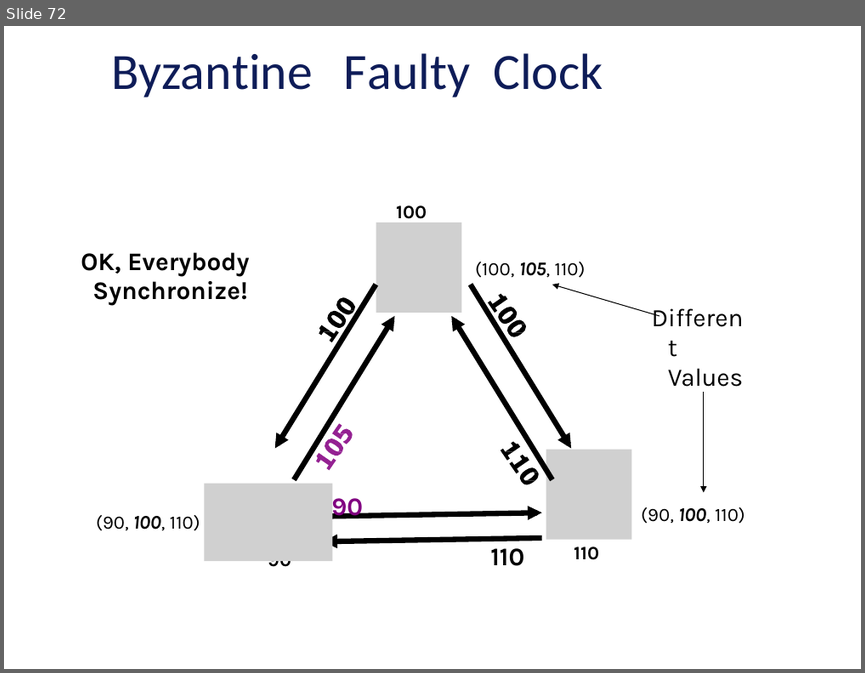
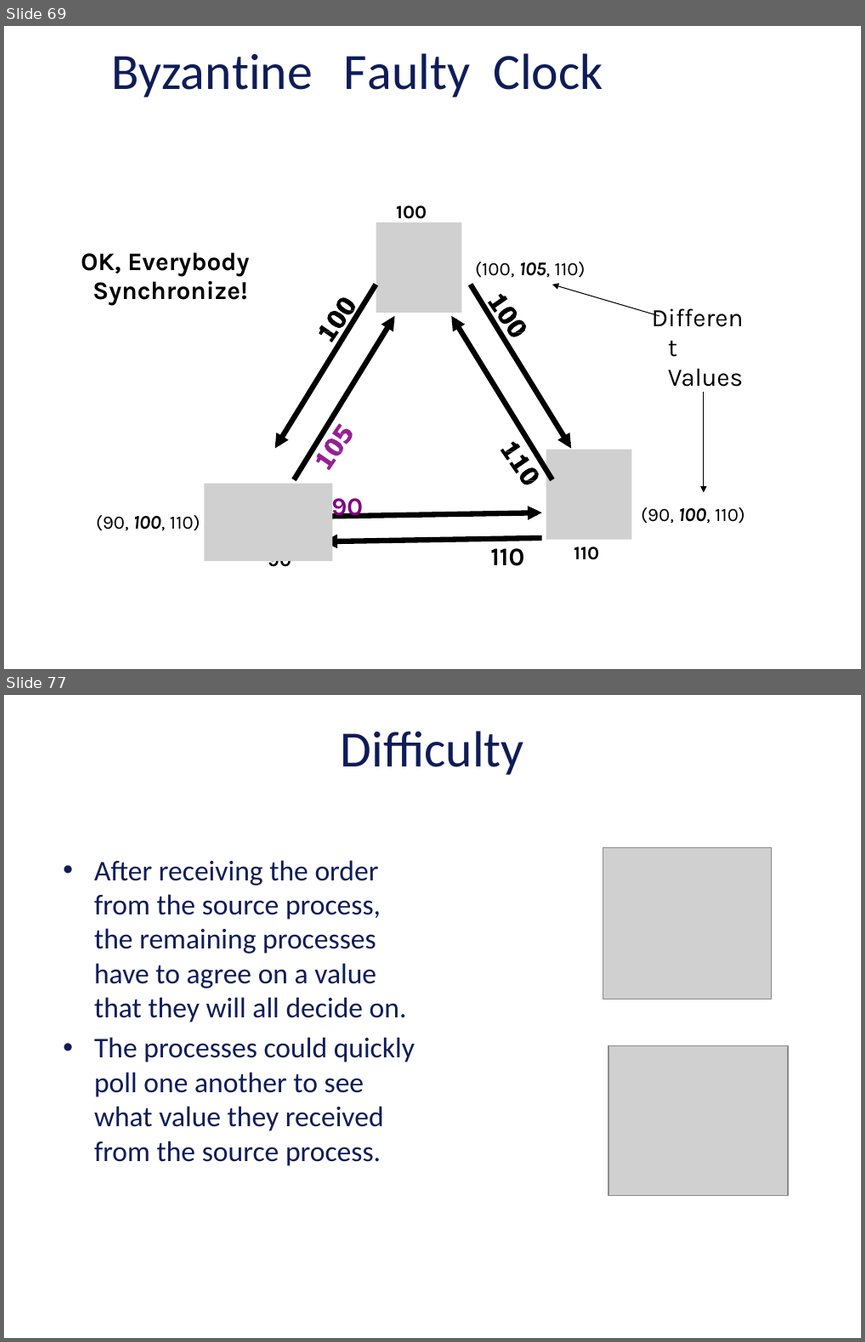
Before and after one commit to vu-resilient-distributed-systems/lectures-fall-2019, a slide deck: Module-5-AvoidingFailures/04_00_SoftwareFaultTolerance.pptx. Shown one above the other, each under a label of ours: slide 72 before the commit, slides 69 and 77 after it; the slides between them are not shown. The pictures are 865x673 and 865x1342 pixels, drawn with LibreOffice and Linux fonts; fonts in the diff are those of the drawing; grey boxes stand for pictures; background and template pictures are left out. Boxes give left, top, right and bottom in pixels: in the first picture for what was removed or moved away, otherwise in the second. Text is boxed around its words. In the diff, an @@ line names an element or a change of style, - is before the commit and + after.

```diff
--- a/Module-5-AvoidingFailures/04_00_SoftwareFaultTolerance.pptx
+++ b/Module-5-AvoidingFailures/04_00_SoftwareFaultTolerance.pptx
@@ slide 77 added at (4,695,861,1338), background picture (left out) @@
@@ title added at (341,731,524,775), 42.7 pt, text #0E1C58 @@
+Difficulty
@@ picture added at (603,847,771,999) @@
@@ text added at (94,860,415,1166), 24.1 pt, text #0E1C58 @@
+• After receiving the order from the source process, the remaining processes have to agree on a value that they will all decide on.
+• The processes could quickly poll one another to see what value they received from the source process.
@@ picture added at (608,1045,787,1196) @@
@@ what was slide 72 is now slide 69 @@
```
Also in this commit, not shown: 2 slides changed, 41 other slides added, 3 slides removed, 2 other files.
